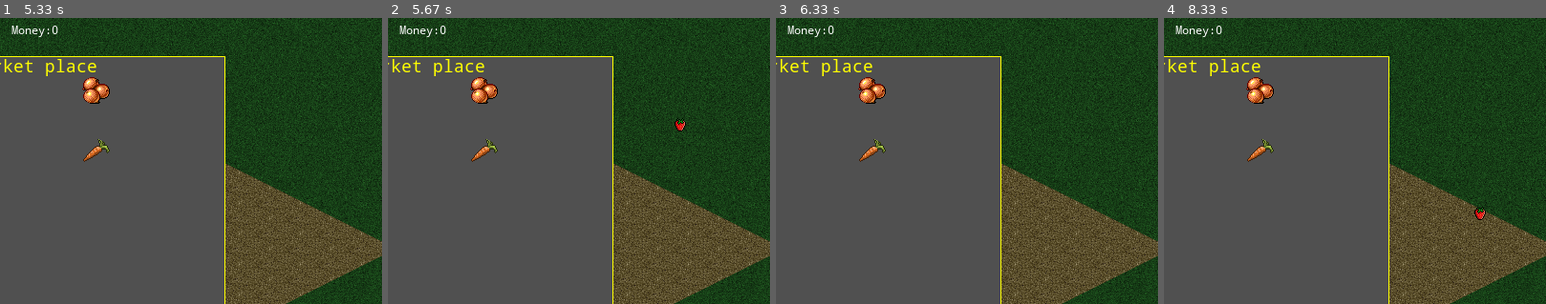
Above: before the commit, frames 1-4 (left to right).
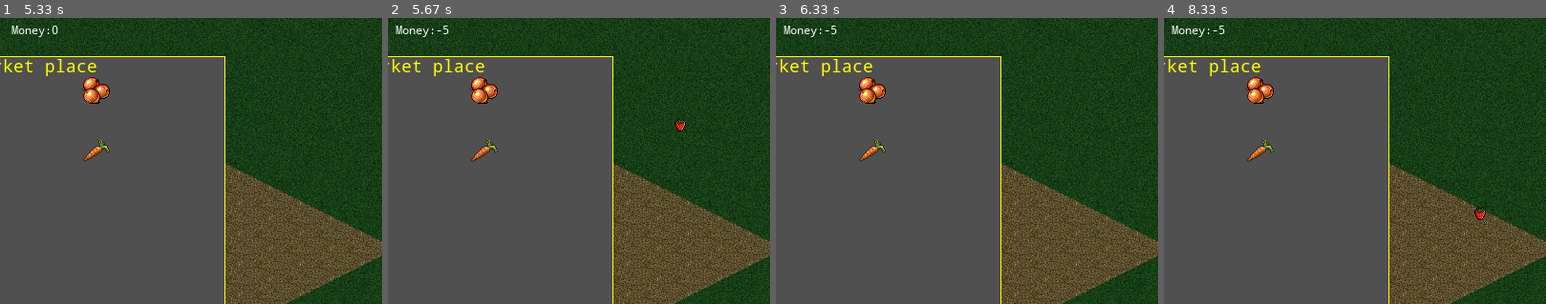
Above: after the commit, the same moments.

Repository: orneo1212/PythonFarmGame
Game: pygame game, started from pyFarmGame.py
Two runs of this game, one before a commit and one after it. Both use one fixed random seed, a clock stepped at 60 frames per second and the inputs below. The source is Python 2; it was converted automatically to run under Python 3.
Inputs (mouse positions are % of the whole screen's width and height, from its top left):
- Up to frame 1 (5.33 s): click (50, 50) at 0.38 s; click (33, 74) at 0.72 s; tap 2 at 1 s; tap S at 1.33 s; click (16, 82) at 1.72 s; click (22, 36) at 2.05 s; click (86, 62) at 2.95 s; click (40, 51) at 3.28 s; click (20, 54) at 3.62 s; click (15, 33) at 3.95 s; click (48, 85) at 4.28 s; click (69, 81) at 4.62 s; click (15, 59) at 4.95 s; click (36, 72) at 5.32 s
- Up to frame 2 (5.67 s): click (80, 24) at 5.62 s
- Up to frame 3 (6.33 s): click (66, 28) at 5.95 s; click (45, 86) at 6.28 s
- Up to frame 4 (8.33 s): click (70, 44) at 6.62 s; click (13, 66) at 6.95 s; click (53, 72) at 7.28 s; click (21, 52) at 7.62 s; click (36, 64) at 7.95 s; click (83, 40) at 8.28 s
The pictures show only the part of the screen within x 46-96%, y 0-50%; the shares and areas given below are measured in that part.

Frame 1 is identical in both runs. In frame 2, 0.2% of the frame differs, in the area x 2-16%, y 2-7%; in frame 3, 0.2%; in frame 4, 0.2%.

Commit message:
added player to market window init

Diff:
--- a/farmlib/marketwindow.py
+++ b/farmlib/marketwindow.py
@@ -11,7 +11,8 @@
 from seed import seeds
 
 class MarketWindow(Window):
-    def __init__(self, size, imgloader):
+    def __init__(self, size, imgloader, player):
+        self.player = player
         self.imgloader = imgloader
         Window.__init__(self, size, (200, 40))
         titlelabel = Label(
@@ -46,7 +47,7 @@
         self.hide()
 
     def on_buy_clicked(self, widget, **data):
-        print widget.label
+        self.player.money -= 5
 
     def on_sell_clicked(self, widget, **data):
-        print widget.label
+        self.player.money += 5
--- a/farmlib/window.py
+++ b/farmlib/window.py
@@ -39,6 +39,7 @@
             widget.update()
 
     def poll_event(self, event):
+        if not self.visible:return
         for widget in self.widgets:
             if not widget.visible:
                 continue
--- a/pyFarmGame.py
+++ b/pyFarmGame.py
@@ -54,7 +54,7 @@
         self.inventory = PygameInventory(self.images)
 
         #create marketwindow
-        self.sellwindow = MarketWindow((400, 400), self.images)
+        self.sellwindow = MarketWindow((400, 400), self.images, self.player)
 
         self.moneylabel = Label("", (0, 0), align = "center")
         self.versionlabel = Label("v. " + __VERSION__, (5, 580))
@@ -166,7 +166,7 @@
         """Events handler"""
 
         for event in pygame.event.get():
-            #poll events to sell window
+            #poll events to market window
             self.sellwindow.poll_event(event)
 
             if event.type == pygame.QUIT:
@@ -186,9 +186,6 @@
             #
             if not self.sellwindow.visible:
                 self.handle_farmfield_events(event)
-            #Send events to market
-            else:
-                self.sellwindow.poll_event(event)
 
     def redraw(self, screen):
         """Redraw screen"""
